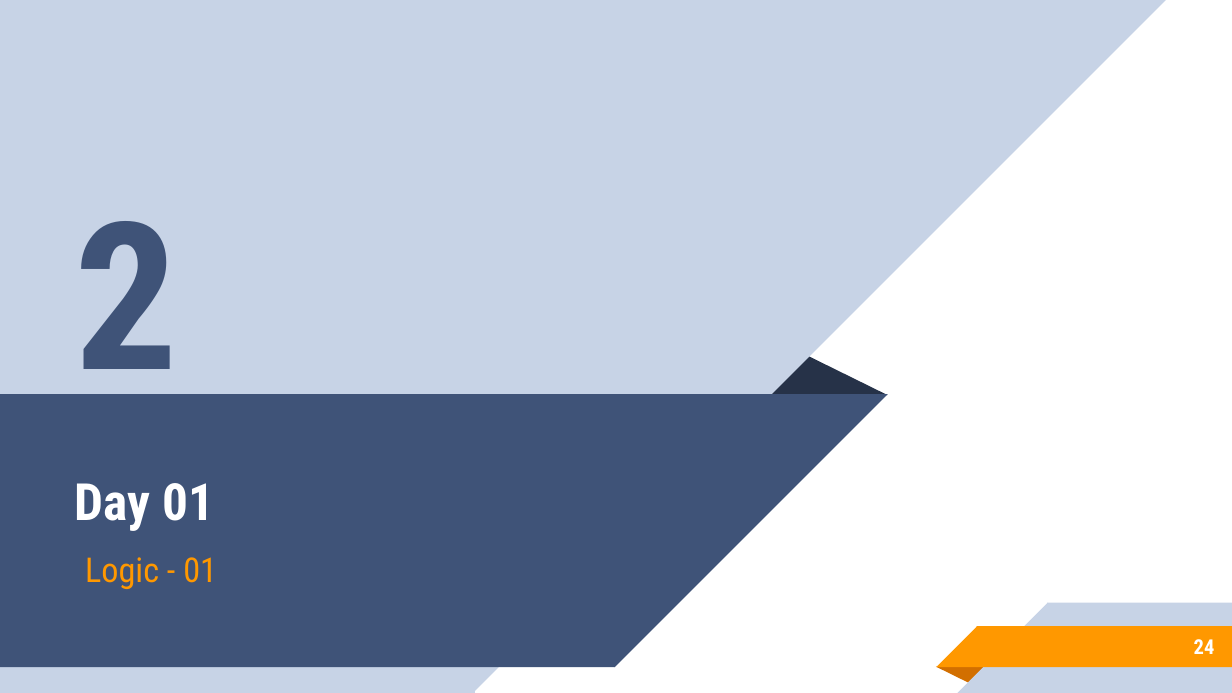
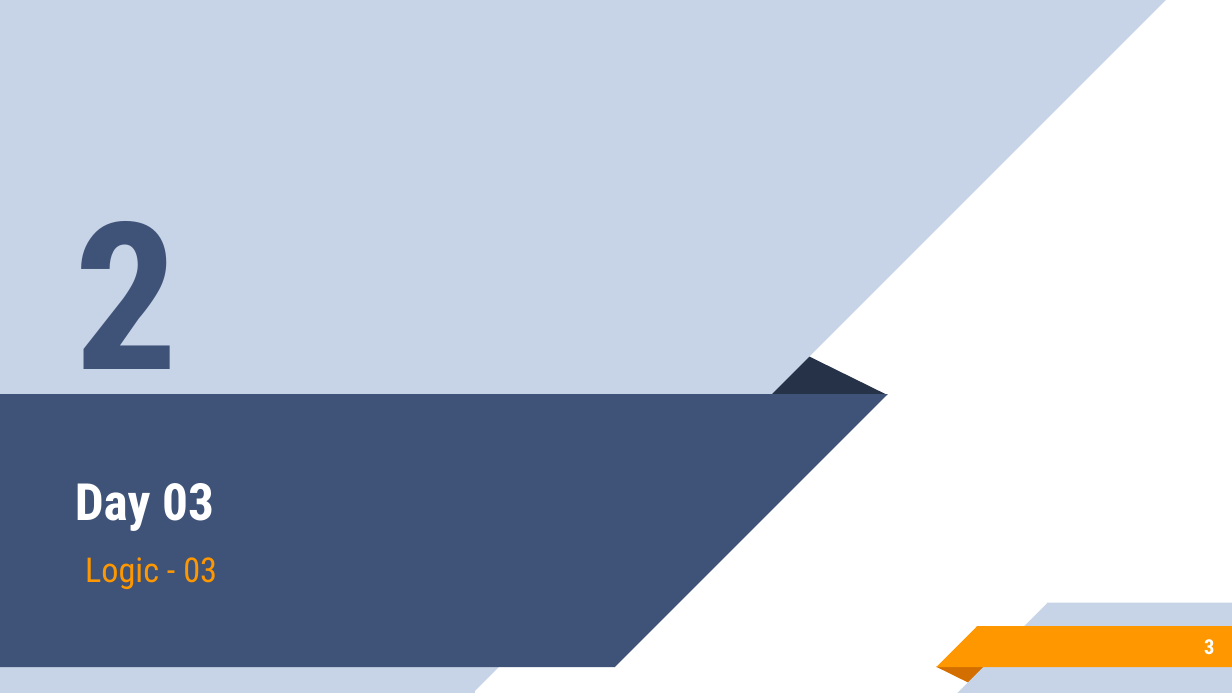
Before and after one commit to aronipurwanto/materi-xa, a slide deck: slide 3 of java-logic/Slide-Java-Logic-03.pptx (slide 24 before the commit). Drawn at 1232x693 pixels with LibreOffice and Linux fonts; fonts in the diff are those of the drawing. Boxes give left, top, right and bottom in pixels: in the first picture for what was removed or moved away, otherwise in the second. Text is boxed around its words. In the diff, an @@ line names an element or a change of style, - is before the commit and + after.

```diff
--- a/java-logic/Slide-Java-Logic-03.pptx
+++ b/java-logic/Slide-Java-Logic-03.pptx
@@ title at box(75, 483, 214, 531): text changed @@
-Day 01
+Day 03
@@ subtitle at box(85, 557, 217, 589): text changed @@
-Logic - 01
+Logic - 03
@@ page number at box(1204, 639, 1214, 655): text changed @@
-24
+3
```
Also in this commit, not shown: 2 other slides changed, 49 slides removed, 3 other files.
